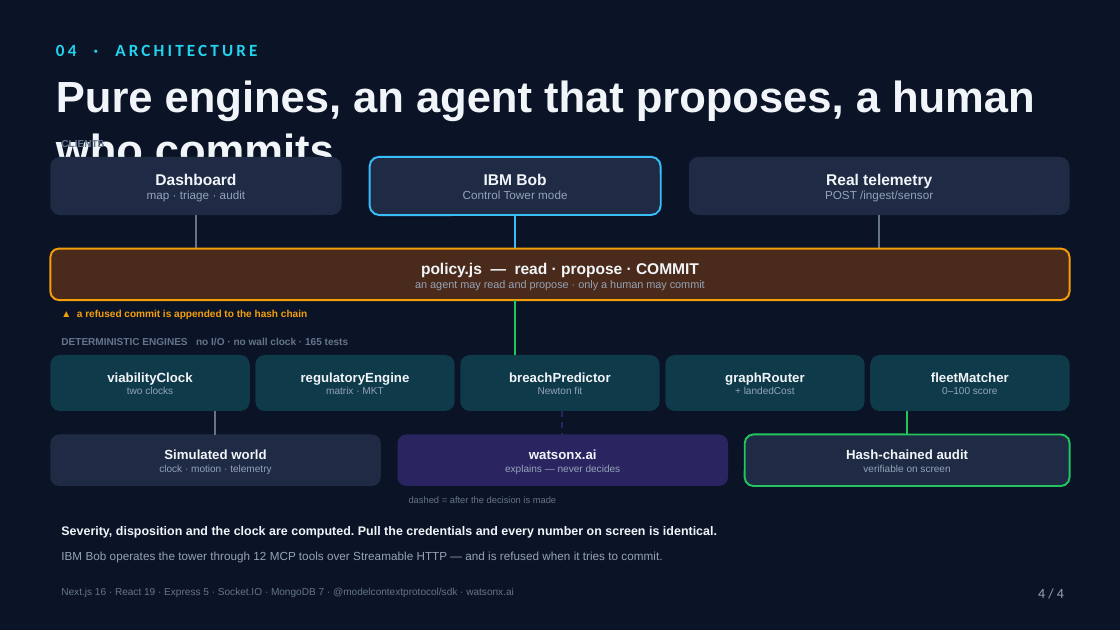
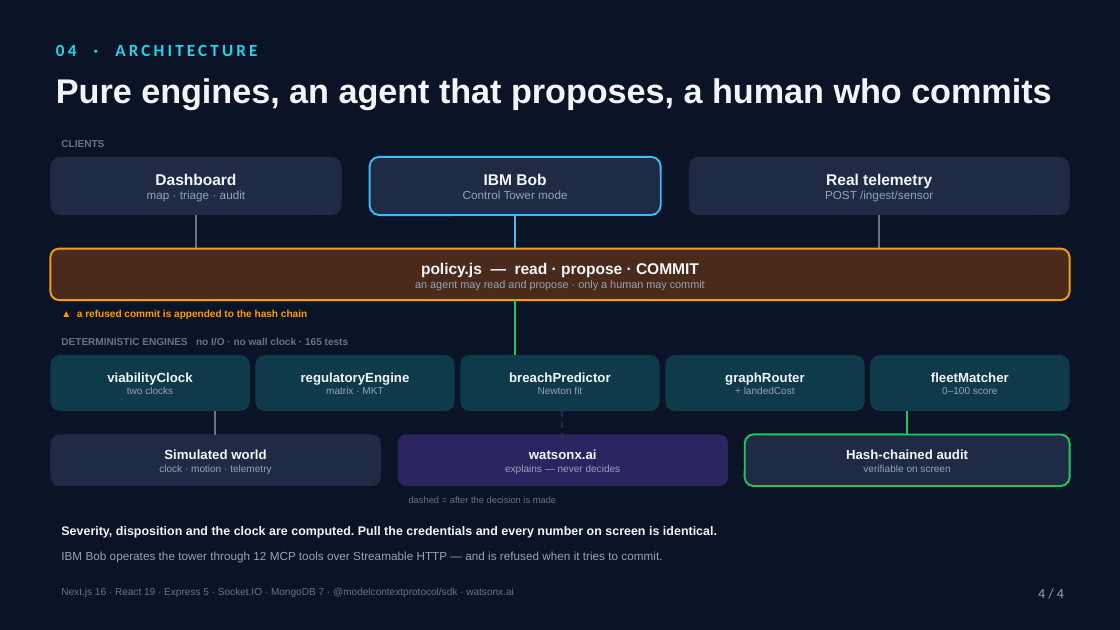
Before and after one commit to priyank-projectwork/bob-ai-hackathon-error-fellows, a slide deck: slide 4 of presentation/slides.pptx. Drawn at 1120x630 pixels with LibreOffice and Linux fonts; fonts in the diff are those of the drawing. Boxes give left, top, right and bottom in pixels: in the first picture for what was removed or moved away, otherwise in the second. Text is boxed around its words. In the diff, an @@ line names an element or a change of style, - is before the commit and + after.

```diff
--- a/presentation/slides.pptx
+++ b/presentation/slides.pptx
@@ text "Pure engines, an agent that ..." at [56, 78, 1051, 110]: size 28 to 22 pt @@
```
Also in this commit, not shown: 1 other slide changed.
